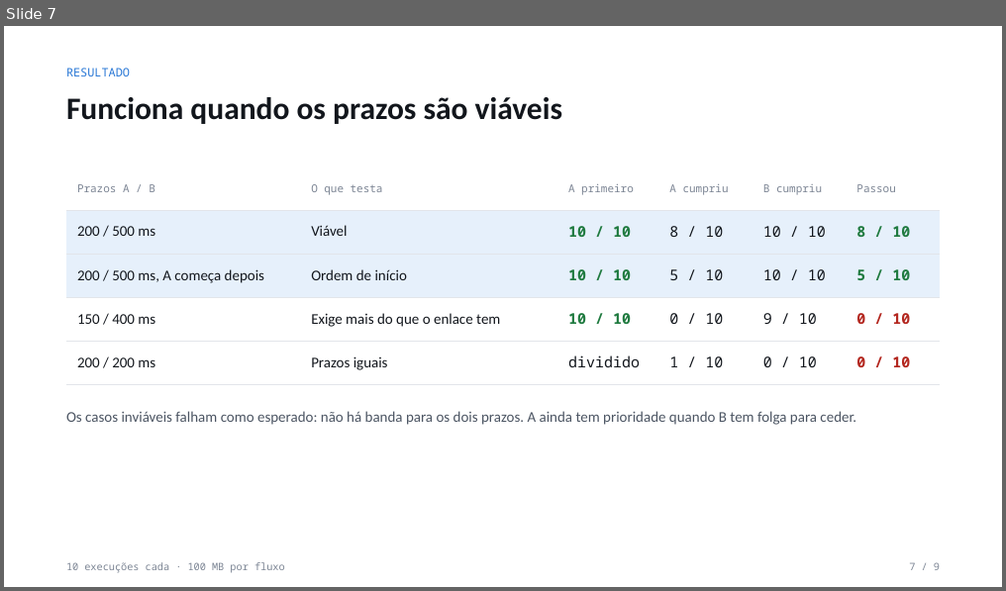
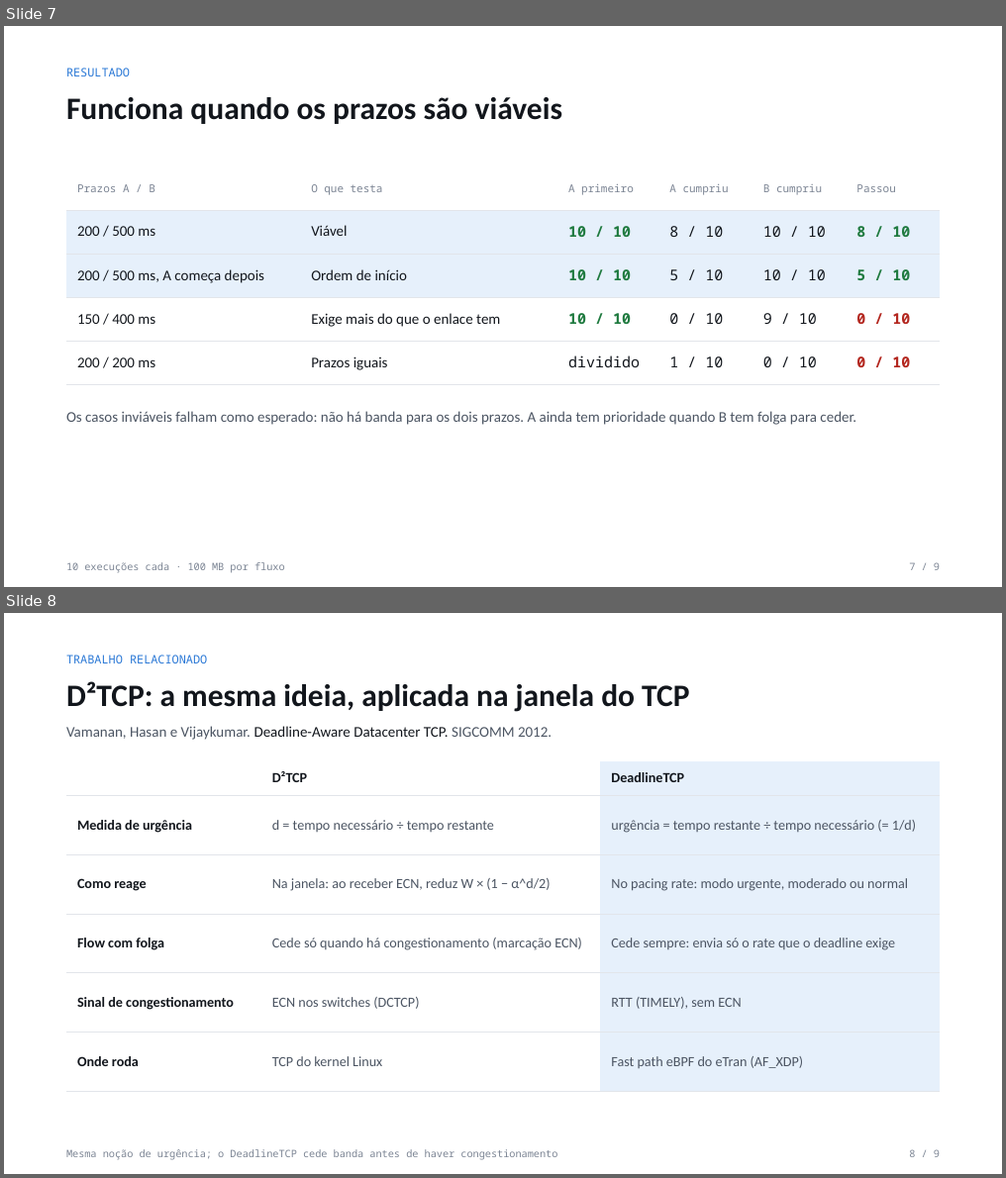
Before and after one commit to MarcusMoraesOliveira/eTran-DeadlineTCP, a slide deck: slides/DeadlineTCP_Fase5.pptx. Shown one above the other, each under a label of ours: slide 7 before the commit, slides 7 and 8 after it. The pictures are 1006x591 and 1006x1178 pixels, drawn with LibreOffice and Linux fonts; fonts in the diff are those of the drawing. Boxes give left, top, right and bottom in pixels: in the first picture for what was removed or moved away, otherwise in the second. Text is boxed around its words. In the diff, an @@ line names an element or a change of style, - is before the commit and + after.

```diff
--- a/slides/DeadlineTCP_Fase5.pptx
+++ b/slides/DeadlineTCP_Fase5.pptx
@@ slide 8 added at bbox=[4, 613, 1002, 1174], background #FFFFFF @@
@@ text added at bbox=[66, 655, 207, 663], 11.2 pt, text #2A78D6 @@
+TRABALHO RELACIONADO
@@ text added at bbox=[66, 681, 689, 712], 30 pt, text #12161C, bold @@
+D²TCP: a mesma ideia, aplicada na janela do TCP
@@ text added at bbox=[66, 726, 551, 740], 14.2 pt, text #4C5563 @@
+Vamanan, Hasan e Vijaykumar. Deadline-Aware Datacenter TCP. SIGCOMM 2012.
@@ table added at bbox=[66, 761, 939, 1092], 6 rows, 3 columns @@
+ | D²TCP | DeadlineTCP
+Medida de urgência | d = tempo necessário ÷ tempo restante | urgência = tempo restante ÷ tempo necessário (= 1/d)
+Como reage | Na janela: ao receber ECN, reduz W × (1 − α^d/2) | No pacing rate: modo urgente, moderado ou normal
+Flow com folga | Cede só quando há congestionamento (marcação ECN) | Cede sempre: envia só o rate que o deadline exige
+Sinal de congestionamento | ECN nos switches (DCTCP) | RTT (TIMELY), sem ECN
+Onde roda | TCP do kernel Linux | Fast path eBPF do eTran (AF_XDP)
@@ text added at bbox=[66, 1150, 557, 1160], 9.8 pt, text #7C8594 @@
+Mesma noção de urgência; o DeadlineTCP cede banda antes de haver congestionamento
@@ text added at bbox=[909, 1150, 940, 1157], 9.8 pt, text #7C8594 @@
+8 / 9
```
Also in this commit, not shown: 1 slide removed, 2 other files.
